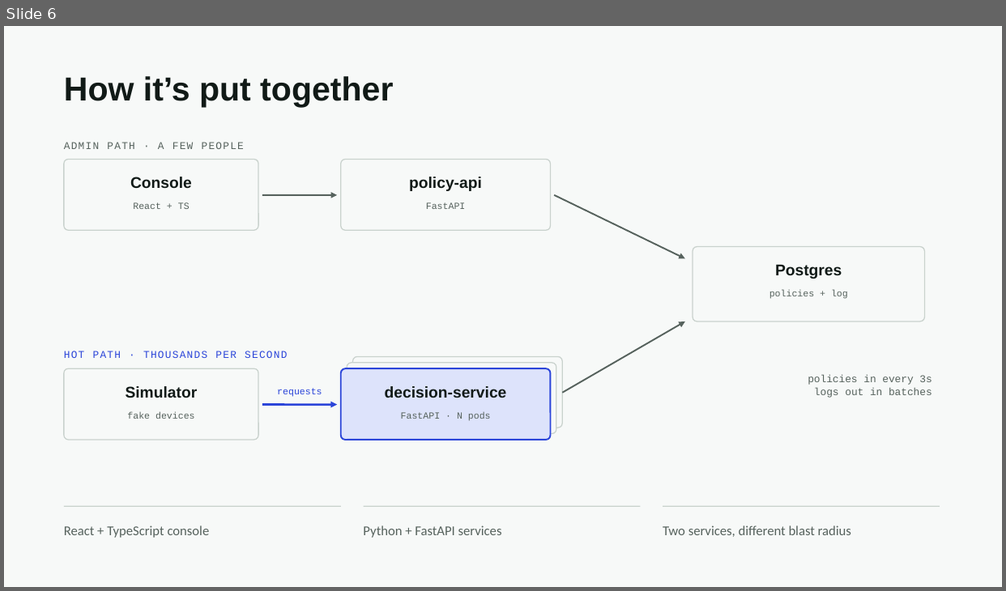
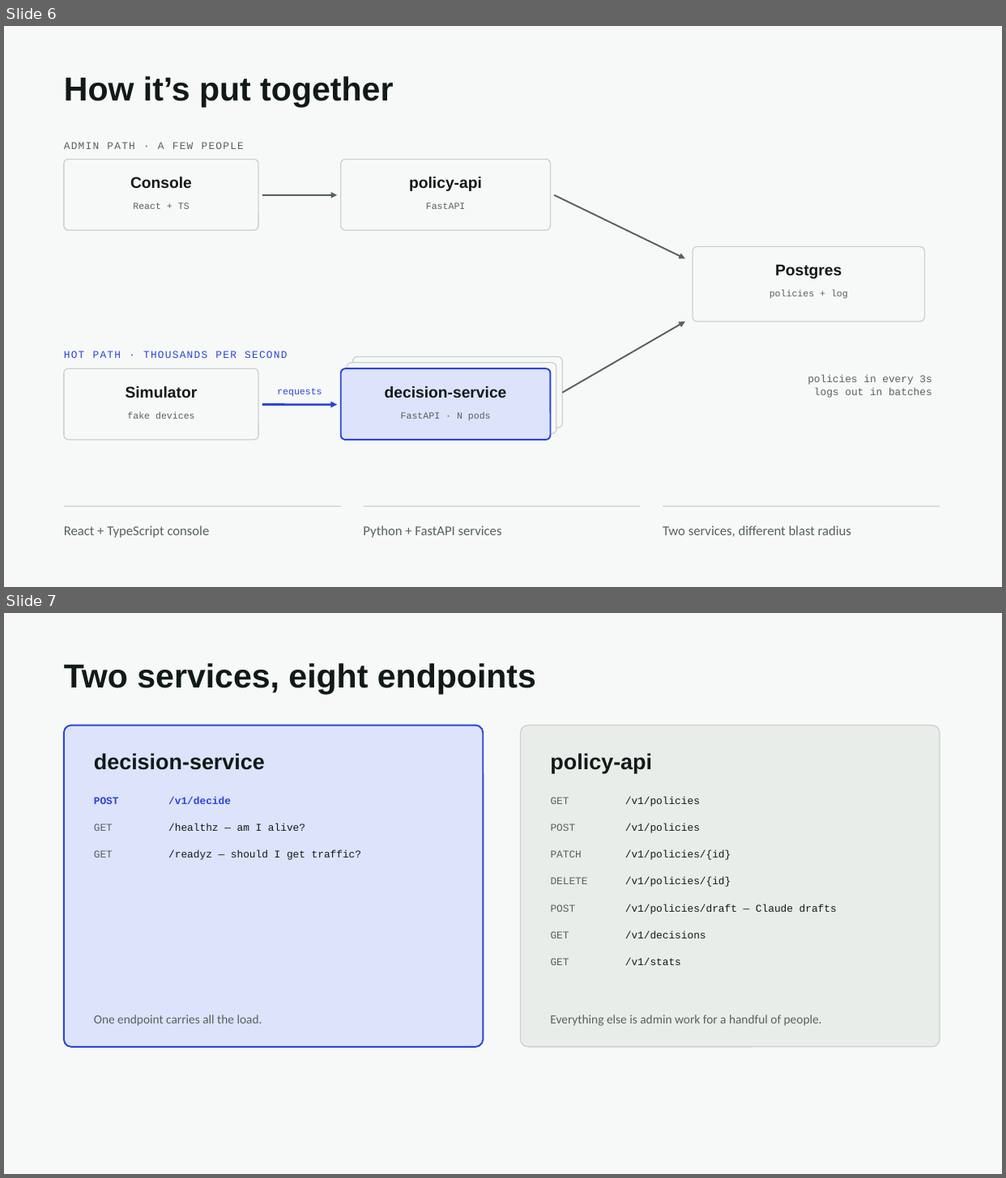
Before and after one commit to tsaipraveen99/mini-ise, a slide deck: Mini-ISE-talk.pptx. Shown one above the other, each under a label of ours: slide 6 before the commit, slides 6 and 7 after it. The pictures are 1006x591 and 1006x1178 pixels, drawn with LibreOffice and Linux fonts; fonts in the diff are those of the drawing. Boxes give left, top, right and bottom in pixels: in the first picture for what was removed or moved away, otherwise in the second. Text is boxed around its words. In the diff, an @@ line names an element or a change of style, - is before the commit and + after.

Commit message:
Add the services and API to the deck
Two slides between the architecture and the stateless design, because the
shape of the API is the argument: one endpoint carries all the load and
seven do admin work, which is why one service runs six pods and the other
runs one.

- The API surface, with /healthz and /readyz separated. They answer
  different questions and only the second one gates traffic.
- What one request touches: rules evaluated in memory, with the policy
  refresh and the batched log write drawn beside the request rather than
  inside it.

Thirteen slides, about thirteen minutes of script.

```diff
--- a/Mini-ISE-talk.pptx
+++ b/Mini-ISE-talk.pptx
@@ slide 7 added at (4,613,1002,1174), background #F7F9F8 @@
@@ text added at (64,663,536,694), 32 pt, text #111A17, bold @@
+Two services, eight endpoints
@@ rounded rectangle added at (64,726,484,1047), fill #DDE3FB, outline #2B45D9 1.5 pt @@
@@ rounded rectangle added at (521,726,940,1047), fill #E9EDEA, outline #C9D2CD 1 pt @@
@@ text added at (94,753,265,770), 21 pt, text #111A17, bold @@
+decision-service
@@ text added at (550,753,652,773), 21 pt, text #111A17, bold @@
+policy-api
@@ text added at (94,797,119,804), 10 pt, text #2B45D9, bold @@
+POST
@@ text added at (168,796,231,804), 10 pt, text #2B45D9, bold @@
+/v1/decide
@@ text added at (551,797,569,804), 10 pt, text #56625D @@
+GET
@@ text added at (625,796,700,807), 10 pt, text #111A17 @@
+/v1/policies
@@ text added at (94,824,113,831), 10 pt, text #56625D @@
+GET
@@ text added at (168,824,305,831), 10 pt, text #111A17 @@
+/healthz — am I alive?
@@ text added at (551,824,576,831), 10 pt, text #56625D @@
+POST
@@ text added at (625,824,700,833), 10 pt, text #111A17 @@
+/v1/policies
@@ text added at (94,850,113,858), 10 pt, text #56625D @@
+GET
@@ text added at (168,850,361,860), 10 pt, text #111A17 @@
+/readyz — should I get traffic?
@@ text added at (551,850,582,858), 10 pt, text #56625D @@
+PATCH
@@ text added at (625,850,731,860), 10 pt, text #111A17 @@
+/v1/policies/{id}
@@ text added at (551,877,588,884), 10 pt, text #56625D @@
+DELETE
@@ text added at (625,877,731,887), 10 pt, text #111A17 @@
+/v1/policies/{id}
@@ text added at (625,904,837,914), 10 pt, text #111A17 @@
+/v1/policies/draft — Claude drafts
@@ text added at (551,905,576,912), 10 pt, text #56625D @@
+POST
@@ text added at (551,931,569,939), 10 pt, text #56625D @@
+GET
@@ text added at (625,931,706,939), 10 pt, text #111A17 @@
+/v1/decisions
@@ text added at (551,958,569,965), 10 pt, text #56625D @@
+GET
@@ text added at (625,958,681,965), 10 pt, text #111A17 @@
+/v1/stats
@@ text added at (94,1015,262,1026), 12 pt, text #56625D @@
+One endpoint carries all the load.
@@ text added at (550,1015,822,1026), 12 pt, text #56625D @@
+Everything else is admin work for a handful of people.
```
Also in this commit, not shown: 1 other slide added, 6 other files.
